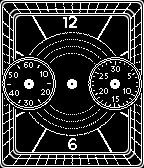
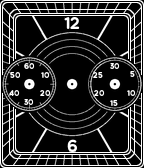
Layer changes from the first 144x168 image to the second:
painted on "c_face.png copy" over [left=2, top=16, right=142, bottom=152]
painted on "60 ticks" over [left=2, top=3, right=142, bottom=165]
painted on "12 ticks" over [left=2, top=3, right=142, bottom=165]
painted on "c_face.png" over [left=2, top=3, right=142, bottom=165]
